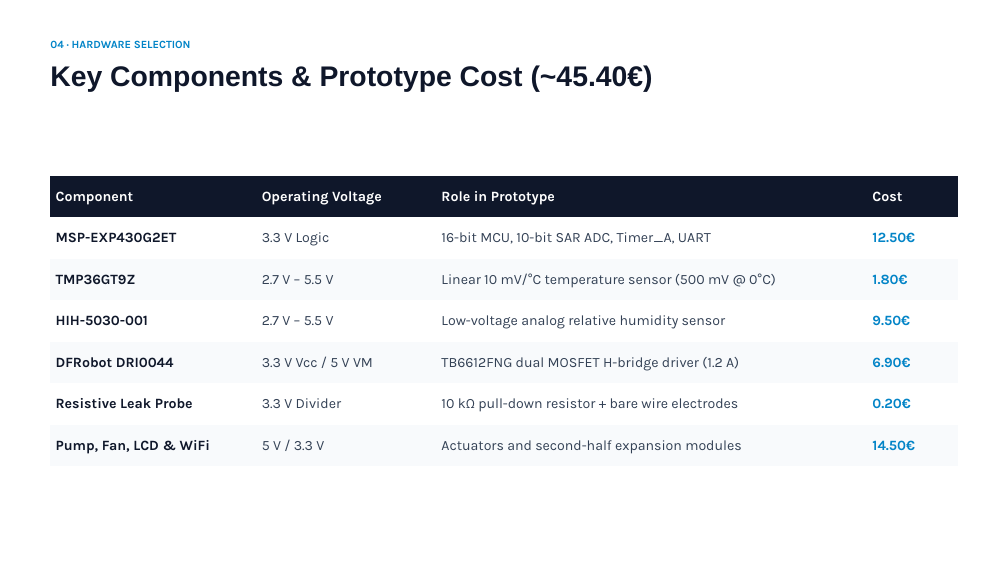
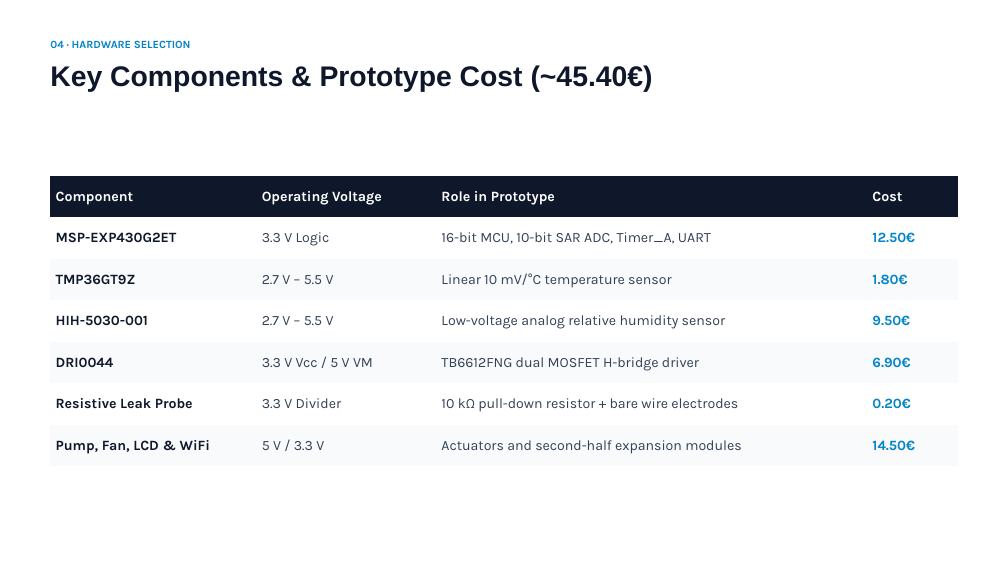
Before and after one commit to daviz04/L7_Project, a slide deck: slide 5 of Automated Liquid Cooling & Leak Detection Presentation.pptx. Drawn at 1008x567 pixels with LibreOffice and Linux fonts; fonts in the diff are those of the drawing. Boxes give left, top, right and bottom in pixels: in the first picture for what was removed or moved away, otherwise in the second. Text is boxed around its words. In the diff, an @@ line names an element or a change of style, - is before the commit and + after.

```diff
--- a/Automated Liquid Cooling & Leak Detection Presentation.pptx
+++ b/Automated Liquid Cooling & Leak Detection Presentation.pptx
@@ table at [51, 176, 958, 467] @@
-row 3, column 3: Linear 10 mV/°C temperature sensor (500 mV @ 0°C)
+row 3, column 3: Linear 10 mV/°C temperature sensor
-row 5, column 1: DFRobot DRI0044
+row 5, column 1: DRI0044
-row 5, column 3: TB6612FNG dual MOSFET H-bridge driver (1.2 A)
+row 5, column 3: TB6612FNG dual MOSFET H-bridge driver
```
Also in this commit, not shown: 9 other slides changed.
